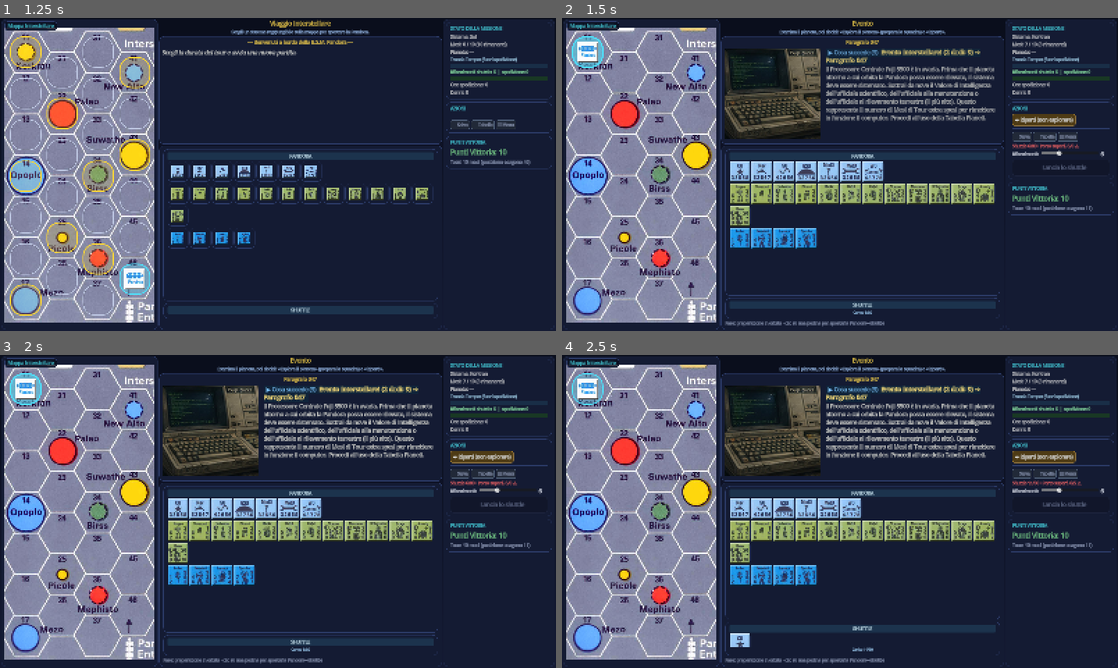
Above: before the commit, frames 1-4 (two rows, left to right).
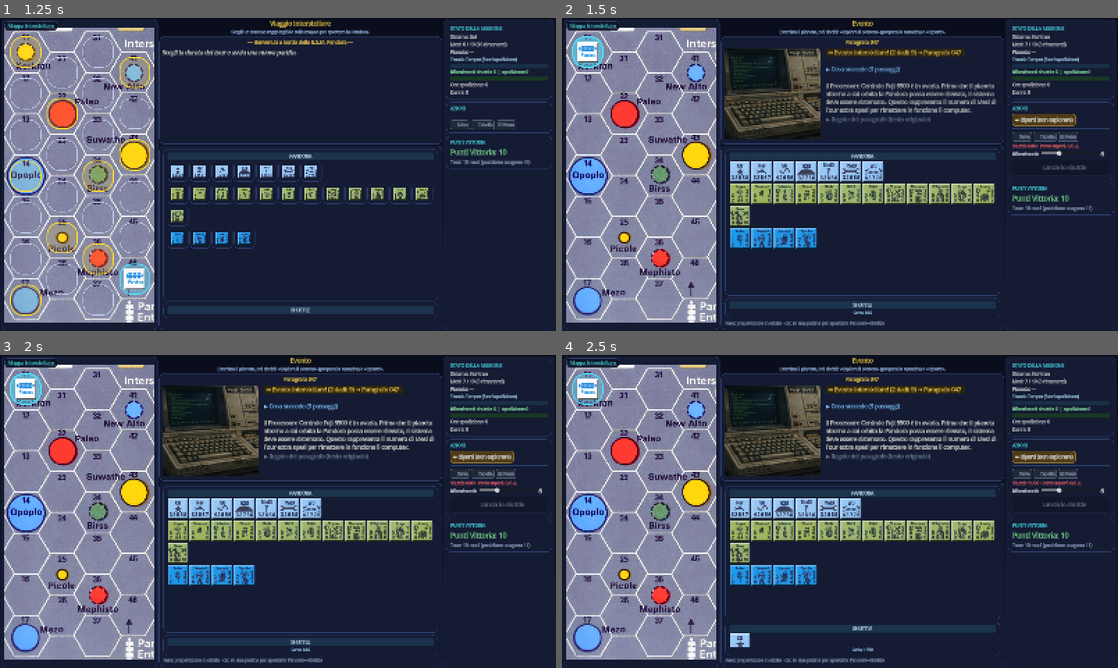
Above: after the commit, the same moments.

Repository: Tannoiser2/voyage-of-BSM-Pandora
Game: Godot game, scene res://scenes/Main.tscn
Same seed, same stepped clock (60 frames per second), same inputs: the game is played once before the commit and once after it.
Inputs (mouse positions are in pixels of both pictures, inside the frame that each line leads up to):
- Up to frame 1 (1.25 s): click "10 Mesi" at 0.5 s
- Up to frame 2 (1.5 s): click (589, 52) at 1.25 s
- Up to frame 3 (2 s): no input
- Up to frame 4 (2.5 s): click (739, 508) at 2.02 s

Frame 1 is identical in both runs. In frame 2, 3.2% of the frame differs, in the area x 47-78%, y 9-34%; in frame 3, 3.5%; in frame 4, 3.5%.

Commit message:
Il testo racconta, il collassabile contabilizza: esito in chiaro e regole nascoste
Il paragrafo mostrava la contabilità del regolamento («tira due dadi e confronta col
Valore di Intelligenza», «se … vai al ¶175») e nascondeva le conseguenze. Ora è
l'opposto.

- GameData.split_paragraph_text(): separa narrazione e istruzioni di gioco frase per
  frase (rimandi ¶, tiri di dado, Valori, «vedi 5.0», schieramento, tabelle). Nel corpo
  resta il racconto; il testo originale va nel collassabile «▶ Regole del paragrafo»,
  chiuso di default. Salvaguardia: se un paragrafo è tutto meccanico si mostra intero.
- Box ESITO in evidenza in testa al testo (`GameState.outcome_summary()`): dice in
  parole povere cosa è appena successo.
- Combattimento: riepilogo finale esplicito con le conseguenze reali — destino della
  creatura, Punti Resistenza persi dalla squadra (misurati prima/dopo), PV guadagnati,
  e il promemoria di riportare la creatura catturata sulla Pandora.
- BUG: le conseguenze del combattimento erano invisibili. A incontro finito la vista
  passa al pannello di spedizione, che NON mostrava il diario: righe come «Glassman
  eliminata» o i danni subiti sparivano prima di poter essere lette. Ora il pannello
  mostra esito + «Cosa succede», e `_on_combat_resolved` ridisegna la vista perché il
  riepilogo è narrato dopo la fine dell'incontro.
- I collassabili funzionano in entrambe le viste (`_redraw_current_view`).

Verificato con render reali: incontro col Glassman (solo narrazione + due collassabili),
regole espanse, e dopo il combattimento «Combattimento concluso: Glassman è stata uccisa
— la squadra perde 3 Punti Resistenza» con i feriti segnati sulle pedine.

https://claude.ai/code/session_012Gt4tC4ohia4x7JiDWfcMn

Diff:
--- a/godot/scripts/GameData.gd
+++ b/godot/scripts/GameData.gd
@@ -177,6 +177,57 @@
 
 func get_paragraph_text(num: int) -> String:
 	return get_paragraph(num).get("it", "")
+
+# --- Separazione narrazione / meccanica del paragrafo --------------------------
+# Il testo originale mescola il racconto con le istruzioni per chi gioca col libro e i
+# dadi in mano («tira due dadi e confronta col Valore di Intelligenza», «se … vai al
+# ¶175»). Il motore risolve già tutto da solo, quindi la parte meccanica va nascosta in
+# una sezione collassabile e nel corpo resta solo la narrazione.
+func split_paragraph_text(num: int) -> Dictionary:
+	var text := get_paragraph_text(num)
+	var narrative: Array = []
+	var rules: Array = []
+	for line in text.split("\n", false):
+		var l: String = str(line).strip_edges()
+		if l.is_empty():
+			continue
+		for sentence in _split_sentences(l):
+			if _is_rules_sentence(sentence):
+				rules.append(sentence)
+			else:
+				narrative.append(sentence)
+	# Salvaguardia: se il paragrafo è tutto meccanico non si resta senza testo.
+	if narrative.is_empty():
+		return {"narrative": text.strip_edges(), "rules": ""}
+	return {"narrative": " ".join(narrative), "rules": " ".join(rules)}
+
+# Spezza in frasi mantenendo il punto finale (le abbreviazioni «¶» non contano).
+func _split_sentences(line: String) -> Array:
+	var out: Array = []
+	var buf := ""
+	for i in range(line.length()):
+		var c := line[i]
+		buf += c
+		if c == "." or c == "!" or c == "?":
+			# fine frase solo se segue uno spazio o è la fine della riga
+			if i + 1 >= line.length() or line[i + 1] == " ":
+				var s := buf.strip_edges()
+				if not s.is_empty():
+					out.append(s)
+				buf = ""
+	var tail := buf.strip_edges()
+	if not tail.is_empty():
+		out.append(tail)
+	return out
+
+# Vero se la frase è istruzione di gioco (rimandi, tiri di dado, riferimenti a regole
+# e tabelle, schieramento sul Display della Spedizione) e non racconto.
+func _is_rules_sentence(s: String) -> bool:
+	if s.find("¶") >= 0:
+		return true
+	var re := RegEx.new()
+	re.compile("(?i)(\\btira\\b|\\btirare\\b|due dadi|un dado|valore di (intelligenza|combattimento|aggressività|velocità|porto)|vedi \\d|display della spedizione|schiera |tabella (pianeti|degli eventi|di)|matrice di esplorazione|strategia d'incontro|carta \\d|scegli un'azione di spedizione|dopo aver applicato|ignora questo evento|procedi (all'uso|alla tabella))")
+	return re.search(s) != null
 
 # Clima dell'area dichiarato nel testo del paragrafo (5.1): «Il clima è X».
 # Restituisce "artico"|"temperato"|"tropicale"|"sahariano" oppure "" se assente.
--- a/godot/scripts/GameScreen.gd
+++ b/godot/scripts/GameScreen.gd
@@ -18,6 +18,8 @@
 var current_para_num: int = 0
 var _prep_updating: bool = false
 var _show_full_trail: bool = false
+var _show_rules: bool = false     # «Regole del paragrafo» (testo originale) espanse?
+var _in_expedition_panel: bool = false   # vista corrente: pannello di spedizione o paragrafo?
 var choices_box: VBoxContainer
 
 # Audio: effetti brevi caricati all'avvio (feedback sugli eventi chiave)
@@ -1085,6 +1087,9 @@
 func _on_combat_resolved(result: String, _detail: String) -> void:
 	# A/B = esito netto a favore (poco danno); C/D/E = colpo duro alla spedizione.
 	_play("success" if result in ["A", "B"] else "hit")
+	# Il riepilogo finale del combattimento è narrato DOPO la fine dell'incontro:
+	# senza questo ridisegno la schermata resterebbe ferma all'esito intermedio.
+	_redraw_current_view()
 
 func _on_environ_changed() -> void:
 	_update_left_panel_mode()
@@ -2421,6 +2426,7 @@
 		img_caption.visible = ok and caption != ""
 
 func _show_expedition_panel() -> void:
+	_in_expedition_panel = true
 	_clear_choices()
 	_set_para_image("", "")   # vista di movimento: nessuna immagine, colonna nascosta
 	var title_lbl := find_child("ParaTitle", true, false) as Label
@@ -2430,9 +2436,12 @@
 	if para_display:
 		var cell: Dictionary = GameState.environ_grid.get(GameState.expedition_pos, {})
 		var terr_class: String = cell.get("terrain", "Open")
-		var bb := "Posizione: esagono [b]%s[/b] · terreno [b]%s[/b] (entrata %d ore, esplorazione %d ore).\n\n" % [
+		# L'esito dell'ultima azione (es. la fine di un combattimento) resta in vista:
+		# prima spariva col cambio di pannello e non si leggeva mai.
+		var bb := _outcome_box() + _trail_box()
+		bb += "Posizione: esagono [b]%s[/b] · terreno [b]%s[/b] (entrata %d ore, esplorazione %d ore).\n\n" % [
 			cell.get("real", "?"), GameData.terrain_it(terr_class),
-			GameState.enter_cost_for(terr_class), GameState.explore_cost_for(terr_class)]
+			GameState.cell_enter_cost(cell), GameState.cell_explore_cost(cell)]
 		bb += "Ore di spedizione: [b]%d[/b]  ·  Rifornimenti: [b]%d[/b]  ·  Danni: [b]%d[/b]\n\n" % [
 			GameState.expedition_hours, GameState.expedition_supply, GameState.damage_points
 		]
@@ -2572,6 +2581,8 @@
 		_play("page")
 		_flash_paragraph()
 		_show_full_trail = false
+		_show_rules = false
+	_in_expedition_panel = false
 	current_para_num = para_num
 	var text := GameData.get_paragraph_text(para_num)
 
@@ -2593,42 +2604,27 @@
 			bb += _creature_combat_summary() + "\n\n"
 		else:
 			_set_para_image(GameData.get_event_image_path(para_num), "")
-		# Diario «Cosa succede»: tiri della Matrice/snodi 6.5, controlli di rifornimento,
-		# combattimenti, MA anche eventi interstellari (4.2) e arrivo in orbita — tutta la
-		# logica/esiti dell'azione corrente, non solo nel log.
-		if GameState.encounter_trail != "" or GameState.encounter_formulas != "":
-			# «Cosa succede» = feedback meccanico dell'azione, COLLASSABILE e chiuso di
-			# default (importa poco): un clic sull'intestazione lo apre/chiude.
-			var narr := GameState.encounter_trail.strip_edges()
-			var formulas := GameState.encounter_formulas.strip_edges()
-			var n := 0
-			if narr != "": n += narr.split("\n").size()
-			if formulas != "": n += formulas.split("\n").size()
-			if _show_full_trail:
-				bb += "[bgcolor=#10243a]  [url=trail_expand][color=#7fc7ff]▼ Cosa succede[/color][/url]\n"
-				if narr != "":
-					bb += "[color=#d6e8c6]%s[/color]" % narr
-				if formulas != "":
-					bb += ("\n" if narr != "" else "") + "[color=#9fb8d6]%s[/color]" % formulas
-				bb += "  [/bgcolor]\n"
+		# ESITO in evidenza: cosa è appena successo, in parole povere.
+		bb += _outcome_box()
+		# Diario «Cosa succede» (dettaglio dell'azione) — collassabile.
+		bb += _trail_box()
+		# Testo del paragrafo: SOLO la narrazione. Le istruzioni di gioco («tira due
+		# dadi…», «se … vai al ¶NNN») vanno nel collassabile «Regole del paragrafo».
+		var split := GameData.split_paragraph_text(para_num)
+		var story: String = str(split.get("narrative", text))
+		var rules: String = str(split.get("rules", ""))
+		if GameState.is_orbit_decision():
+			bb += "[p]" + story + "[/p]"
+		else:
+			bb += "[p]" + _linkify(story) + "[/p]"
+		if rules != "":
+			if _show_rules:
+				bb += "\n[bgcolor=#181c26]  [url=rules_expand][color=#8fa6c0]▼ Regole del paragrafo[/color][/url]\n[color=#8fa6c0]%s[/color]  [/bgcolor]\n" % _linkify(rules)
 			else:
-				# Chiuso, ma con l'ULTIMA riga-esito sempre in chiaro accanto all'intestazione.
-				var src := narr if narr != "" else formulas
-				var lines := src.split("\n")
-				var last_line := lines[lines.size() - 1].strip_edges() if lines.size() > 0 else ""
-				if last_line.begins_with("•"):
-					last_line = last_line.substr(1).strip_edges()
-				bb += "[bgcolor=#10243a]  [url=trail_expand][color=#7fc7ff]▶ Cosa succede (%d)[/color][/url]  [color=#ffe27a][b]%s[/b][/color]  [/bgcolor]\n" % [n, last_line]
-		# In orbita i rimandi del paragrafo (opzioni d'atterraggio) non sono cliccabili:
-		# l'atterraggio si determina col tiro alla preparazione (5.4).
-		if GameState.is_orbit_decision():
-			bb += "[p]" + text + "[/p]"
-		else:
-			bb += "[p]" + _linkify(text) + "[/p]"
-		# Esito risolto dal sistema (rami codificati 8.2/8.5), o valori calcolati.
-		if GameState.encounter_outcome_text != "":
-			bb += "\n\n[color=#ffd24d]➡ %s[/color]" % GameState.encounter_outcome_text
-		elif not GameState.current_creature.is_empty() and not is_creature_here:
+				bb += "\n[url=rules_expand][color=#6f8296]▶ Regole del paragrafo (testo originale)[/color][/url]\n"
+		# Valori calcolati dal sistema per le condizioni del paragrafo.
+		if GameState.encounter_outcome_text == "" \
+				and not GameState.current_creature.is_empty() and not is_creature_here:
 			bb += _computed_values_box(text)
 		# Anteprima probabilità sui paragrafi-esito che richiedono combattimento (8.5).
 		if not GameState.current_creature.is_empty() and not is_creature_here \
@@ -2718,11 +2714,49 @@
 	_play("click")
 	GameState.resolve_paragraph_choice(act)
 
+# Ridisegna la vista attualmente mostrata (pannello di spedizione o paragrafo), così
+# i collassabili funzionano in entrambe senza cambiare schermata.
+func _redraw_current_view() -> void:
+	if _in_expedition_panel:
+		_show_expedition_panel()
+	elif current_para_num > 0:
+		_on_paragraph_request(current_para_num)
+
+# Box ESITO: la conseguenza dell'ultima azione, in evidenza e in parole povere.
+func _outcome_box() -> String:
+	var outcome := GameState.outcome_summary()
+	if outcome == "":
+		return ""
+	return "[bgcolor=#2a2410]  [color=#ffd24d]➡ %s[/color]  [/bgcolor]\n\n" % outcome
+
+# Box «Cosa succede»: dettaglio meccanico dell'azione, collassabile e chiuso di default.
+func _trail_box() -> String:
+	if GameState.encounter_trail == "" and GameState.encounter_formulas == "":
+		return ""
+	var narr := GameState.encounter_trail.strip_edges()
+	var formulas := GameState.encounter_formulas.strip_edges()
+	var n := 0
+	if narr != "": n += narr.split("\n").size()
+	if formulas != "": n += formulas.split("\n").size()
+	if _show_full_trail:
+		var s := "[bgcolor=#10243a]  [url=trail_expand][color=#7fc7ff]▼ Cosa succede[/color][/url]\n"
+		if narr != "":
+			s += "[color=#d6e8c6]%s[/color]" % narr
+		if formulas != "":
+			s += ("\n" if narr != "" else "") + "[color=#9fb8d6]%s[/color]" % formulas
+		return s + "  [/bgcolor]\n\n"
+	return "[url=trail_expand][color=#7fc7ff]▶ Cosa succede (%d %s)[/color][/url]\n\n" % [n, ("passaggio" if n == 1 else "passaggi")]
+
 func _on_meta_clicked(meta) -> void:
+	if str(meta) == "rules_expand":
+		# Espande/comprime le istruzioni originali del paragrafo.
+		_show_rules = not _show_rules
+		_redraw_current_view()
+		return
 	if str(meta) == "trail_expand":
 		# Espande/comprime la sezione collassabile «Formule e controlli» del centro.
 		_show_full_trail = not _show_full_trail
-		_on_paragraph_request(current_para_num)
+		_redraw_current_view()
 		return
 	var n := int(str(meta))
 	if n > 0:
--- a/godot/scripts/GameState.gd
+++ b/godot/scripts/GameState.gd
@@ -460,6 +460,21 @@
 	if _narration_active() and not _suppress_trail_mirror:
 		_trail(msg)
 	message_posted.emit(msg)
+
+# Esito dell'ultima azione, in parole povere: è la riga più recente della narrazione
+# (o l'esito esplicito impostato dai rami dei paragrafi). La finestra principale lo
+# mostra in evidenza, così la conseguenza di ciò che è appena successo è sempre chiara.
+func outcome_summary() -> String:
+	if encounter_outcome_text != "":
+		return encounter_outcome_text
+	var t := encounter_trail.strip_edges()
+	if t.is_empty():
+		return ""
+	var lines := t.split("\n")
+	var last := str(lines[lines.size() - 1]).strip_edges()
+	if last.begins_with("•"):
+		last = last.substr(1).strip_edges()
+	return last
 
 # Vero nelle fasi in cui ha senso mostrare il diario «Cosa succede» (tutto tranne menu
 # e setup): include ora anche viaggio interstellare e orbita, non solo la spedizione.
@@ -4123,6 +4138,10 @@
 func resolve_combat(mode: String, player_combat: int) -> void:
 	if current_creature.is_empty():
 		return
+	# Servono per il riepilogo finale in chiaro (nome, PV e Resistenza prima/dopo).
+	var creature_name := current_creature
+	var vp_before := victory_points
+	var endurance_before := _total_crew_endurance()
 	var die := randi_range(1, 6)
 	var differential := player_combat - creature_rating
 	var result := GameData.combat_result(differential, die, pending_combat_shift)
@@ -4241,15 +4260,40 @@
 		state_updated.emit()
 		return
 	if escapes:
-		_narrate("Esito: %s sfugge al combattimento e fugge." % current_creature)
+		_narrate("%s sfugge al combattimento e fugge." % current_creature)
 		_end_encounter()
 	elif as_capture:
 		_capture_creature(current_creature)
 	else:
 		_kill_creature(current_creature)
 
+	# Riepilogo finale in chiaro: è l'ULTIMA riga della narrazione, quindi quella che
+	# la finestra principale mostra come esito dell'azione.
+	var fate := "è fuggita" if escapes else ("è stata catturata viva" if as_capture else "è stata uccisa")
+	var conseq: Array = []
+	var lost := endurance_before - _total_crew_endurance()
+	if lost > 0:
+		conseq.append("la squadra perde %d %s" % [lost, ("Punto Resistenza" if lost == 1 else "Punti Resistenza")])
+	var vp_delta := victory_points - vp_before
+	if vp_delta != 0:
+		conseq.append("%+d Punti Vittoria" % vp_delta)
+	if as_capture and not escapes:
+		conseq.append("riportala sulla Pandora per incassare i Punti Vittoria")
+	_narrate("Combattimento concluso: %s %s%s." % [
+		creature_name, fate, ("" if conseq.is_empty() else " — " + ", ".join(conseq))])
+
 	combat_resolved.emit(result, detail)
 	state_updated.emit()
+
+# Somma della Resistenza dei personaggi vivi in spedizione: serve a quantificare i
+# danni realmente subiti in un'azione (per i riepiloghi in chiaro).
+func _total_crew_endurance() -> int:
+	var t := 0
+	for k in expedition_units:
+		var c: Dictionary = crew.get(k, {})
+		if c.get("alive", false):
+			t += int(c.get("endurance", 0))
+	return t
 
 # Punti Danno subiti dalla spedizione per lettera di risultato (8.7), distinti per
 # uccisione e cattura.
